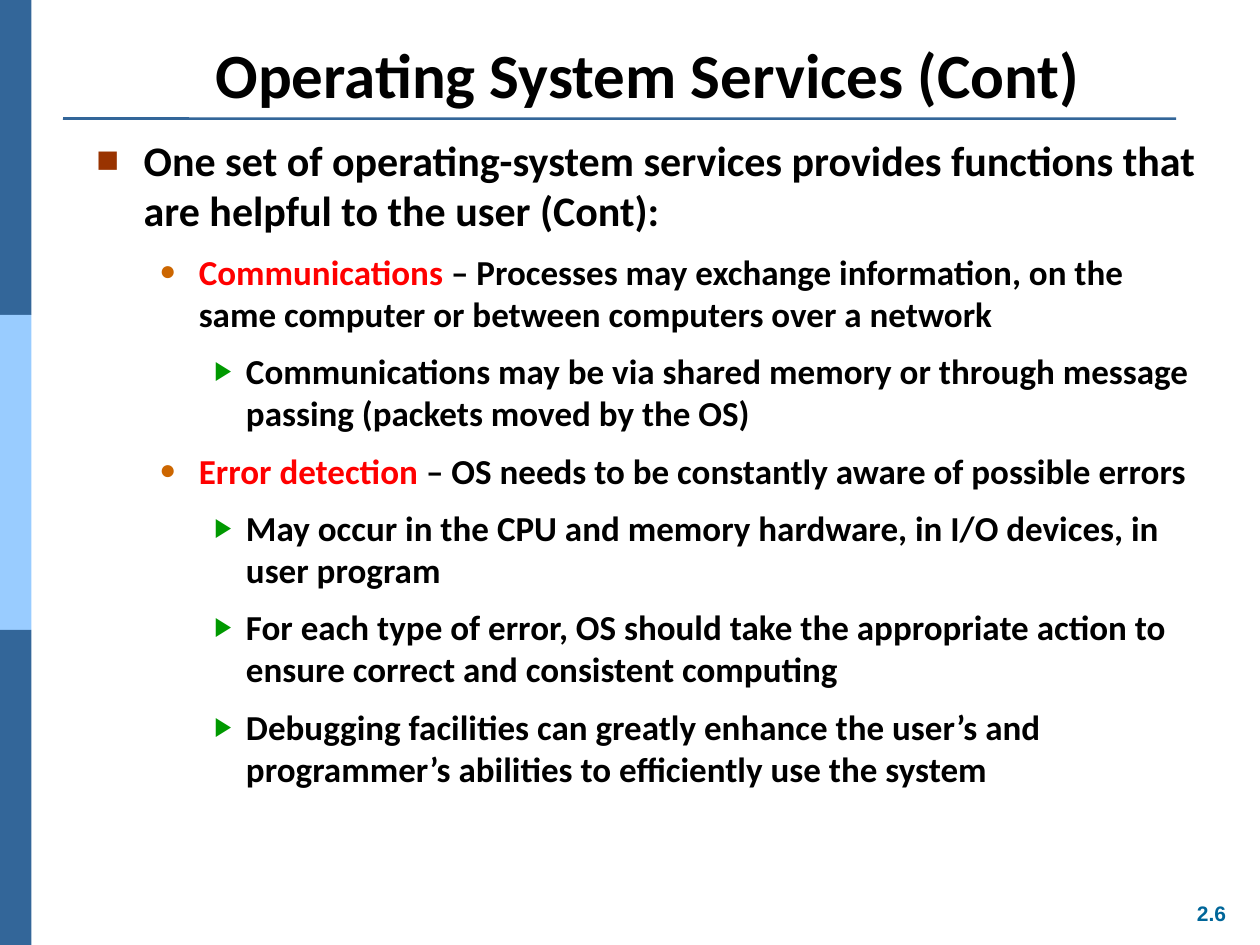
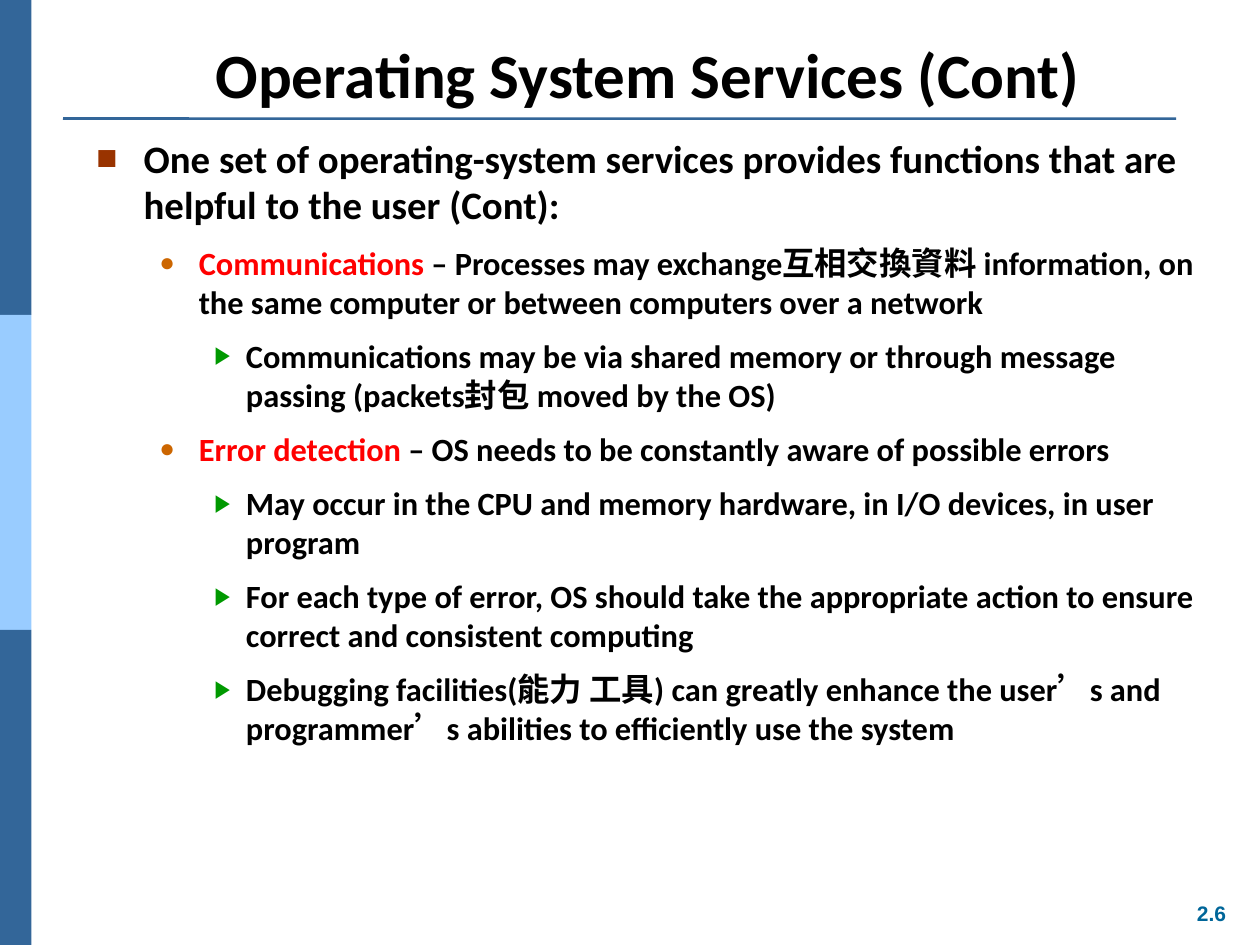
Before and after one commit to Yang09701194/OS_Learning, a slide deck: slide 6 of ch02.ppt. Drawn at 1260x945 pixels with LibreOffice and Linux fonts; fonts in the diff are those of the drawing. Boxes give left, top, right and bottom in pixels: in the first picture for what was removed or moved away, otherwise in the second. Text is boxed around its words. In the diff, an @@ line names an element or a change of style, - is before the commit and + after.

```diff
--- a/ch02.ppt
+++ b/ch02.ppt
@@ text at [144, 145, 1193, 653]: size 24 to 22.2 pt in "One set of operating-system services provides functions ..."; size 20 to 18.5 pt in "Error detection – OS needs to be ...", "May occur in the CPU and memory ...", "For each type of error, OS should ..." @@
@@ text at [199, 248, 1194, 413]: text changed; size 20 to 18.5 pt @@
-  ● Communications – Processes may exchange information, on the same computer or between computers over a network
-    ▶ Communications may be via shared memory or through message passing (packets moved by the OS)
+  ● Communications – Processes may exchange互相交換資料 information, on the same computer or between computers over a network
+    ▶ Communications may be via shared memory or through message passing (packets封包 moved by the OS)
@@ text at [246, 675, 1161, 746]: text changed; size 20 to 18.5 pt @@
-    ▶ Debugging facilities can greatly enhance the user’s and programmer’s abilities to efficiently use the system
+    ▶ Debugging facilities(能力 工具) can greatly enhance the user’s and programmer’s abilities to efficiently use the system
```
Also in this commit, not shown: 2 other slides changed, 1 other file.
